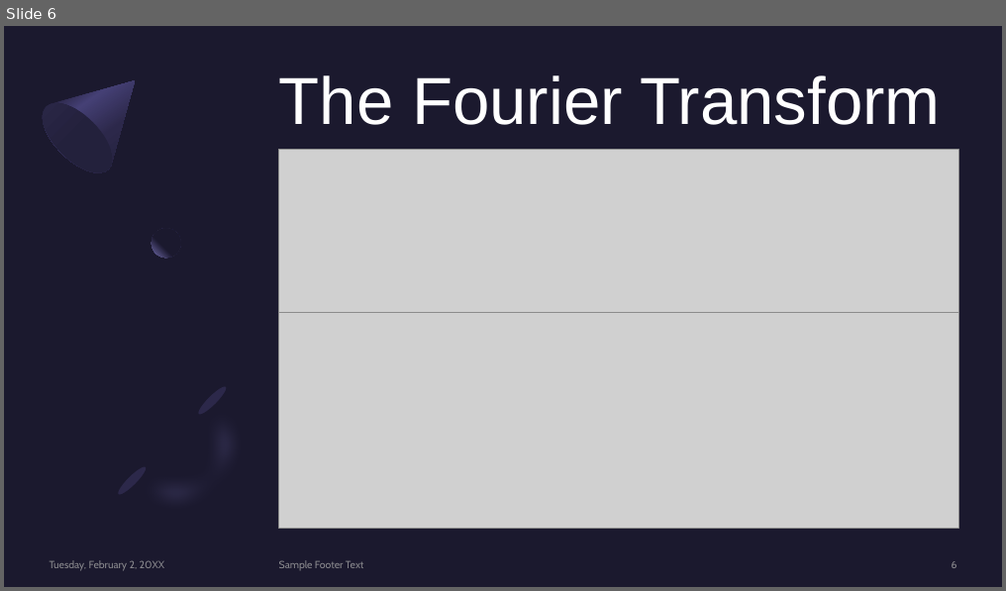
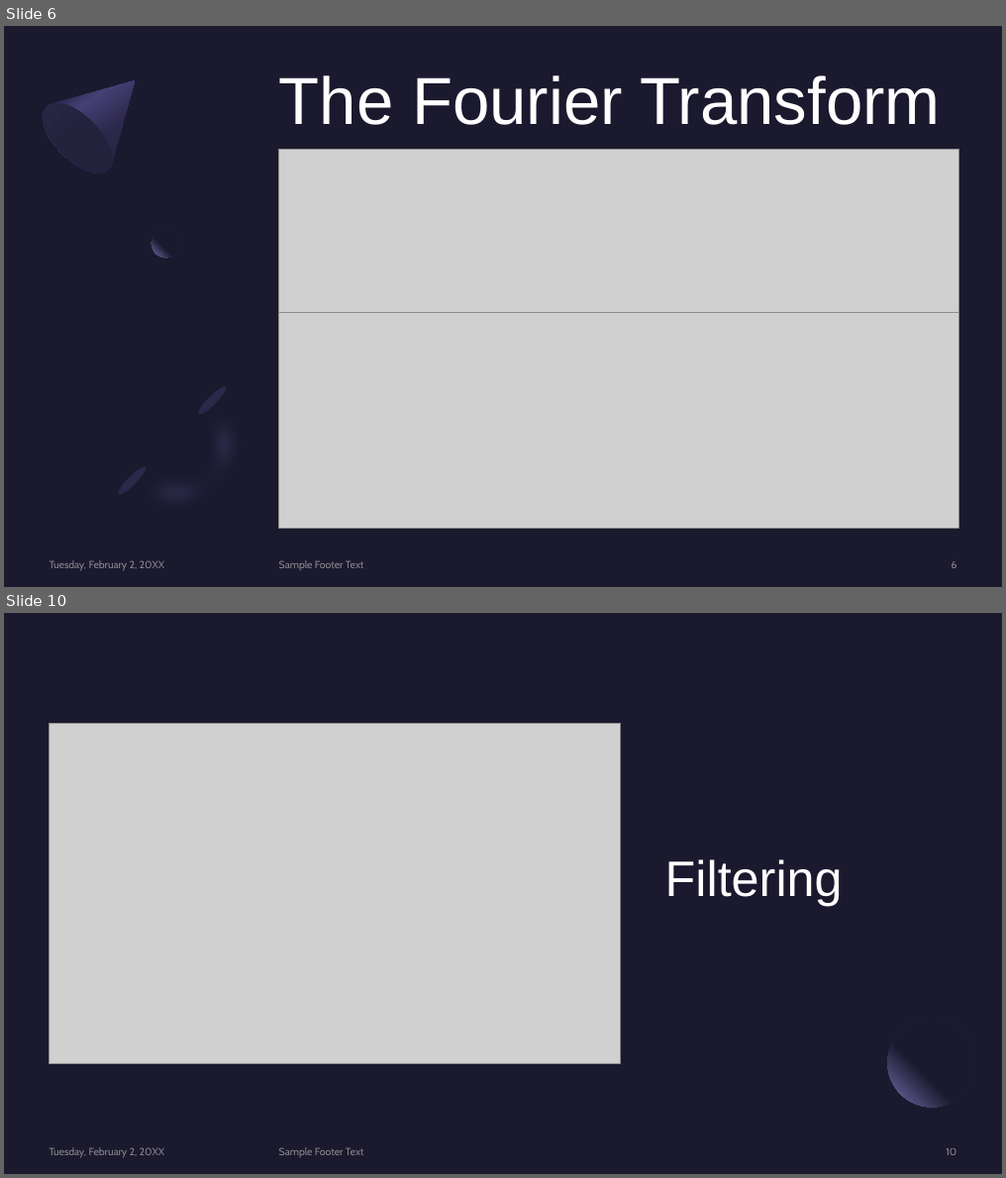
Before and after one commit to aerubianoma/Codification-theory, a slide deck: Final-project/Signal processing using graphs.pptx. Shown one above the other, each under a label of ours: slide 6 before the commit, slides 6 and 10 after it; the slides between them are not shown. The pictures are 1006x591 and 1006x1178 pixels, drawn with LibreOffice and Linux fonts; fonts in the diff are those of the drawing; grey boxes stand for pictures. Boxes give left, top, right and bottom in pixels: in the first picture for what was removed or moved away, otherwise in the second. Text is boxed around its words. In the diff, an @@ line names an element or a change of style, - is before the commit and + after.

```diff
--- a/Final-project/Signal processing using graphs.pptx
+++ b/Final-project/Signal processing using graphs.pptx
@@ slide 10 added at [4, 613, 1002, 1174], background #1B192E @@
@@ rectangle added at [4, 613, 1002, 1174], fill #1B192E @@
@@ picture added at [49, 723, 620, 1064] @@
@@ title added at [665, 860, 843, 906], 48 pt, text #FFFFFF @@
+Filtering
@@ ellipse added at [888, 1019, 976, 1107], fill gradient #1B192E to #7771B2 @@
@@ text added at [50, 1148, 164, 1158], 10 pt, text #A6A6A6 at 80% opacity @@
+Tuesday, February 2, 20XX
@@ text added at [279, 1148, 364, 1157], 10 pt, text #A6A6A6 at 80% opacity @@
+Sample Footer Text
@@ page number added at [945, 1149, 956, 1156], 10 pt, text #A6A6A6 at 80% opacity @@
+10
```
Also in this commit, not shown: 7 slides changed, 9 other slides added.
